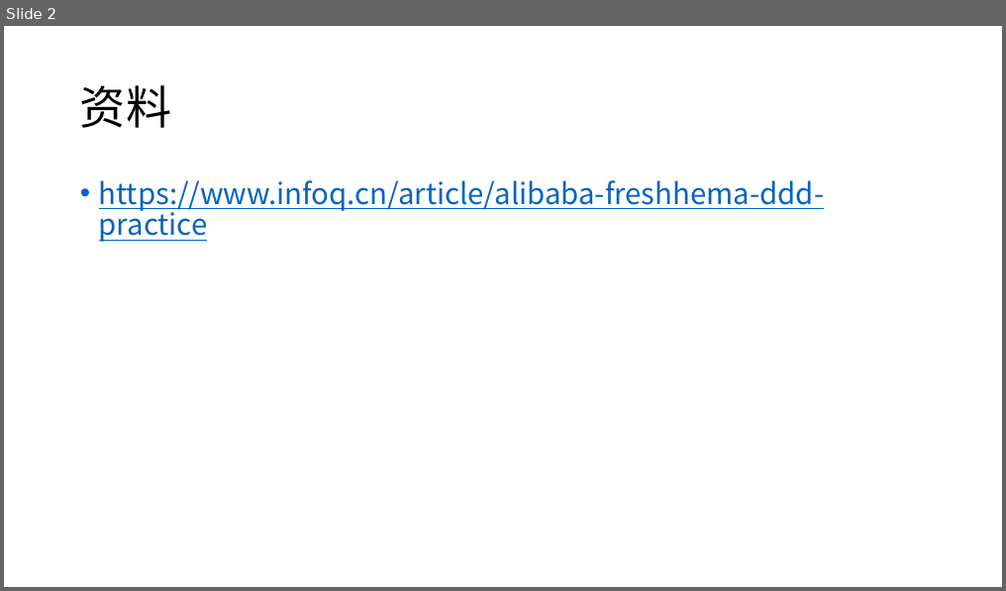
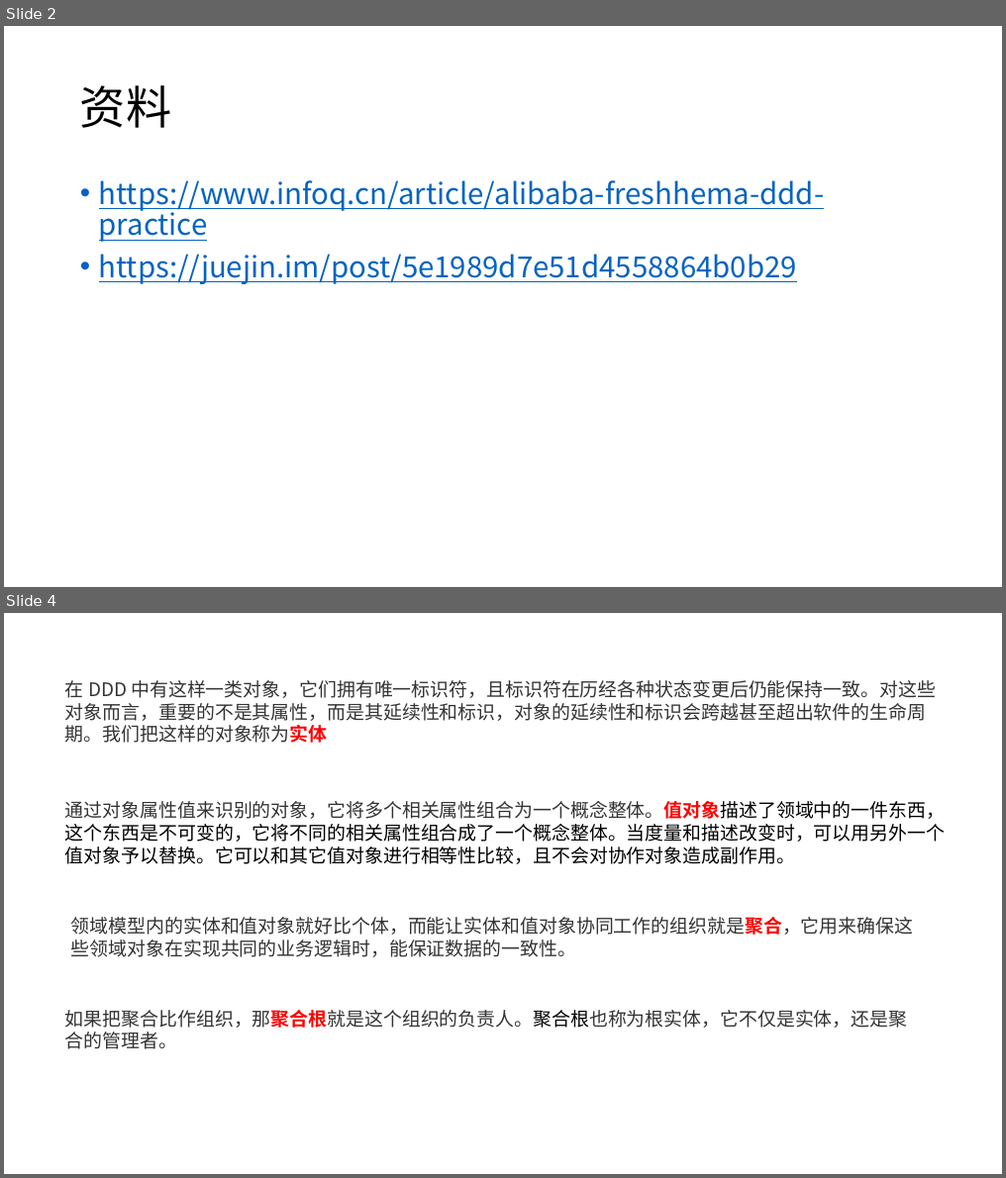
Before and after one commit to axzxs2001/DDD_Sample, a slide deck: DDD_Sample/Docs/DDD.pptx. Shown one above the other, each under a label of ours: slide 2 before the commit, slides 2 and 4 after it; the slides between them are not shown. The pictures are 1006x591 and 1006x1178 pixels, drawn with LibreOffice and Linux fonts; fonts in the diff are those of the drawing. Boxes give left, top, right and bottom in pixels: in the first picture for what was removed or moved away, otherwise in the second. Text is boxed around its words. In the diff, an @@ line names an element or a change of style, - is before the commit and + after.

```diff
--- a/DDD_Sample/Docs/DDD.pptx
+++ b/DDD_Sample/Docs/DDD.pptx
@@ slide 4 added at <box>4,613,1002,1174</box>, background #FFFFFF @@
@@ text added at <box>65,680,936,743</box>, 18 pt, text #333333 @@
+在 DDD 中有这样一类对象，它们拥有唯一标识符，且标识符在历经各种状态变更后仍能保持一致。对这些对象而言，重要的不是其属性，而是其延续性和标识，对象的延续性和标识会跨越甚至超出软件的生命周期。我们把这样的对象称为实体
@@ text added at <box>65,801,944,864</box>, 18 pt, text #000000 @@
+通过对象属性值来识别的对象，它将多个相关属性组合为一个概念整体。值对象描述了领域中的一件东西，这个东西是不可变的，它将不同的相关属性组合成了一个概念整体。当度量和描述改变时，可以用另外一个值对象予以替换。它可以和其它值对象进行相等性比较，且不会对协作对象造成副作用。
@@ text added at <box>71,917,913,958</box>, 18 pt, text #333333 @@
+领域模型内的实体和值对象就好比个体，而能让实体和值对象协同工作的组织就是聚合，它用来确保这些领域对象在实现共同的业务逻辑时，能保证数据的一致性。
@@ text added at <box>65,1010,907,1050</box>, 18 pt, text #333333 @@
+如果把聚合比作组织，那聚合根就是这个组织的负责人。聚合根也称为根实体，它不仅是实体，还是聚合的管理者。
@@ slide 2 changed as well @@
@@ text at <box>99,254,797,284</box>: paragraph added @@
+• https://juejin.im/post/5e1989d7e51d4558864b0b29
```
Also in this commit, not shown: 2 other slides added, 7 other files.
